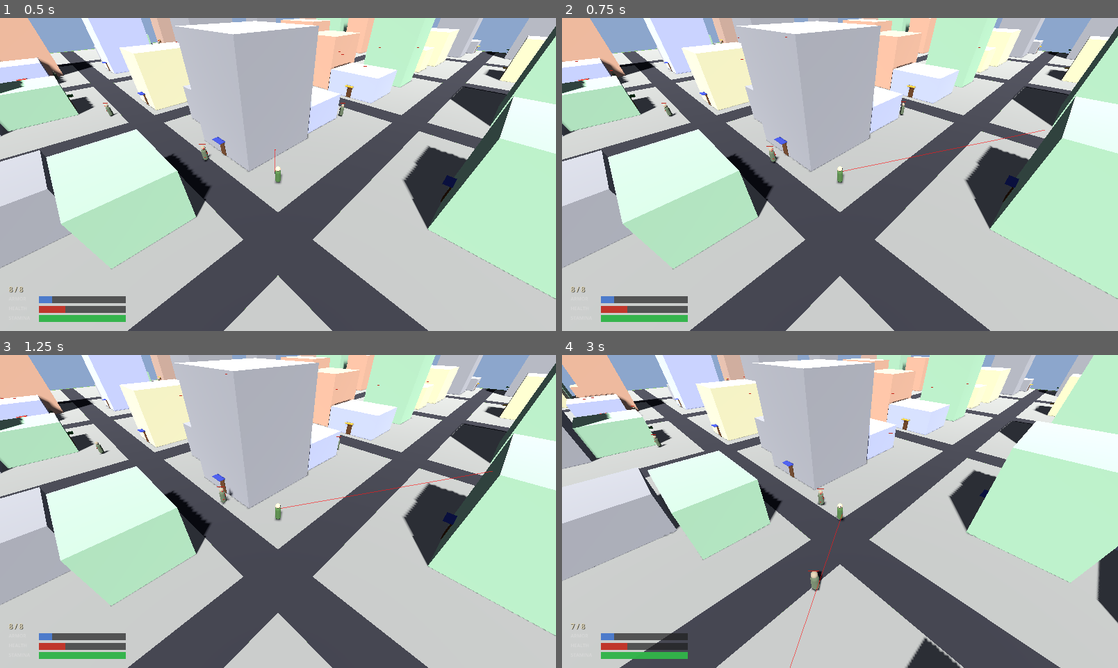
Above: before the commit, frames 1-4 (two rows, left to right).
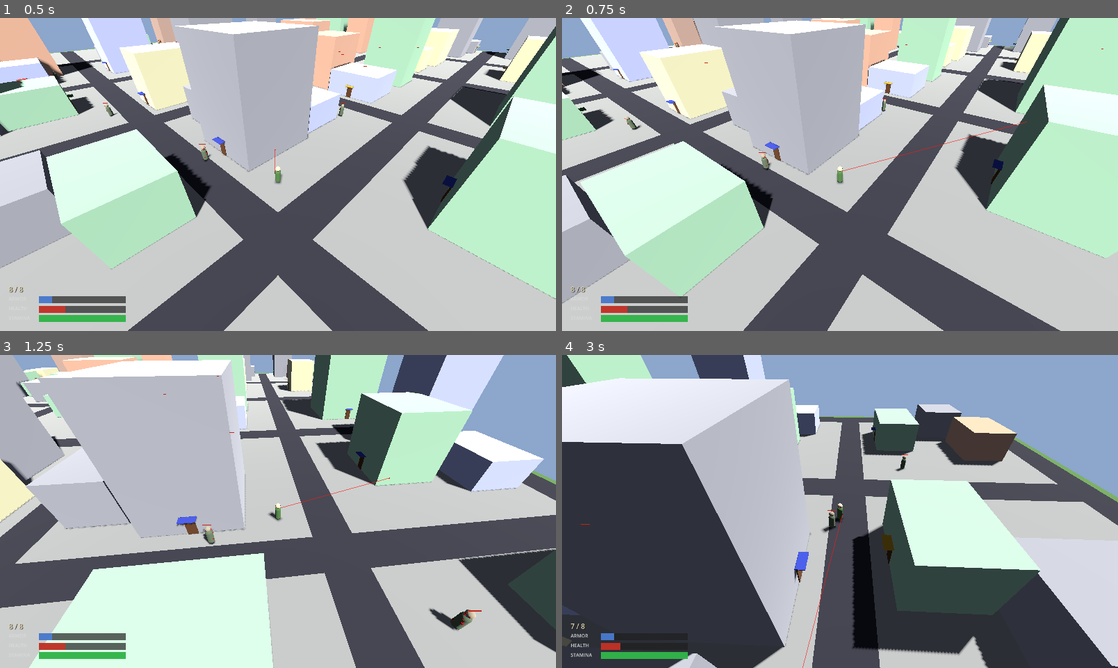
Above: after the commit, the same moments.

Repository: shaoqian2001/vibe-zombie
Game: Godot game, scene res://scenes/Main.tscn
Two runs of this game, one before a commit and one after it. Both use one fixed random seed, a clock stepped at 60 frames per second and the inputs below.
Inputs (mouse positions are in pixels of both pictures, inside the frame that each line leads up to):
- Up to frame 1 (0.5 s): no input
- Up to frame 2 (0.75 s): move the mouse to (962, 158) at 0.52 s; hold E (rotate_right, bound only after the commit) from 0.53 s (still down); hold F (interact) from 0.53 s (still down)
- Up to frame 3 (1.25 s): keep holding E (rotate_right, bound only after the commit); keep holding F (interact)
- Up to frame 4 (3 s): move the mouse to (728, 527) at 1.27 s; release E (rotate_right, bound only after the commit) at 1.28 s; release F (interact) at 1.28 s; hold S (move_backward) 1.28-2.03 s; click (728, 527) at 1.35 s; move the mouse to (895, 442) at 2.02 s; hold E (rotate_right, bound only after the commit) 2.03-2.78 s; hold Shift (sprint) 2.03-2.78 s; move the mouse to (812, 574) at 2.77 s; hold W (move_forward) from 2.78 s (still down); tap F (interact) at 2.85 s

Frame 1 is identical in both runs. In frame 2, 41% of the frame differs, in the area x 0-100%, y 0-100%; in frame 3, 77%; in frame 4, 83%.

Commit message:
Fix shoot input binding and enforce fire rate from weapon data
- Fixed shoot input action: cleared pressed/button_mask flags on the
  stored InputEventMouseButton so Godot correctly matches left-click
- Added rotate_left (Q) and rotate_right (E) input actions to project.godot
- Added Q/E camera rotation handling in camera_controller.gd
- Lowered pistol fire_rate to 2.0 rps (0.5s cooldown) for semi-auto feel
- Fire rate enforcement: _shoot_timer blocks rapid clicks — any click
  within the cooldown window is silently ignored

https://claude.ai/code/session_016qm4EvvEUs7PowHK6sgWGV

Diff:
--- a/project.godot
+++ b/project.godot
@@ -47,12 +47,20 @@
 }
 shoot={
 "deadzone": 0.5,
-"events": [Object(InputEventMouseButton,"resource_local_to_s …(115 unchanged characters)… alse,"meta_pressed":false,"button_mask":1,"position":Vector2(0, 0),"global_position":Vector2(0, 0),"factor":1.0,"button_index":1,"canceled":false,"pressed":true,"double_click":false,"script":null)]
+"events": [Object(InputEventMouseButton,"resource_local_to_s …(115 unchanged characters)… alse,"meta_pressed":false,"button_mask":0,"position":Vector2(0, 0),"global_position":Vector2(0, 0),"factor":1.0,"button_index":1,"canceled":false,"pressed":false,"double_click":false,"script":null)]
 }
 reload={
 "deadzone": 0.5,
 "events": [Object(InputEventKey,"resource_local_to_scene":false,"resource_name":"","device":-1,"window_id":0,"alt_press …(193 unchanged characters)…
 }
+rotate_left={
+"deadzone": 0.5,
+"events": [Object(InputEventKey,"resource_local_to_scene":false,"resource_name":"","device":-1,"window_id":0,"alt_pressed":false,"shift_pressed":false,"ctrl_pressed":false,"meta_pressed":false,"pressed":false,"keycode":0,"physical_keycode":81,"key_label":0,"unicode":113,"location":0,"echo":false,"script":null)]
+}
+rotate_right={
+"deadzone": 0.5,
+"events": [Object(InputEventKey,"resource_local_to_scene":false,"resource_name":"","device":-1,"window_id":0,"alt_pressed":false,"shift_pressed":false,"ctrl_pressed":false,"meta_pressed":false,"pressed":false,"keycode":0,"physical_keycode":69,"key_label":0,"unicode":101,"location":0,"echo":false,"script":null)]
+}
 
 [rendering]
 
--- a/scripts/camera_controller.gd
+++ b/scripts/camera_controller.gd
@@ -25,9 +25,19 @@
 		global_position = target.global_position + _offset
 		look_at(target.global_position + look_offset, Vector3.UP)
 
+const ROTATE_SPEED := 90.0  # degrees per second
+
 func _process(delta: float) -> void:
 	if not target:
 		return
+
+	if Input.is_action_pressed("rotate_left"):
+		yaw_deg += ROTATE_SPEED * delta
+		_update_offset()
+	if Input.is_action_pressed("rotate_right"):
+		yaw_deg -= ROTATE_SPEED * delta
+		_update_offset()
+
 	var desired_pos := target.global_position + _offset
 	global_position = global_position.lerp(desired_pos, follow_speed * delta)
 	look_at(target.global_position + look_offset, Vector3.UP)
--- a/scripts/weapon_data.gd
+++ b/scripts/weapon_data.gd
@@ -8,7 +8,7 @@
 		"damage": 10.0,
 		"range": 30.0,          # max shooting / aim-line distance
 		"magazine_size": 8,
-		"fire_rate": 4.0,       # rounds per second  (1 / cooldown)
+		"fire_rate": 2.0,       # rounds per second  (1 / cooldown = 0.5s)
 		"reload_time": 1.2,     # seconds to reload
 		"spread": 0.0,          # accuracy cone half-angle in degrees (0 = perfect)
 		"bullet_speed": INF,    # hitscan (instant)
